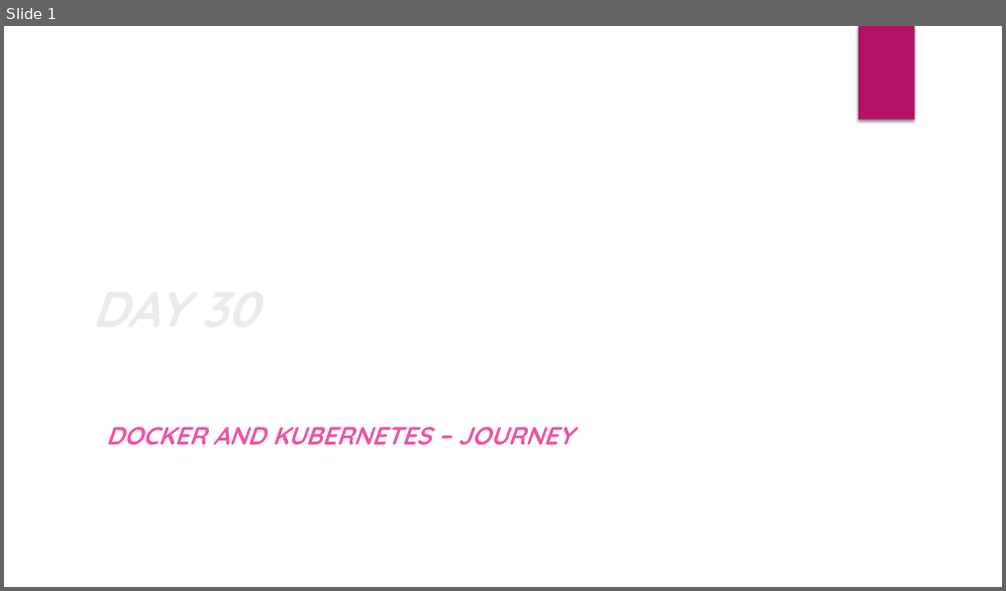
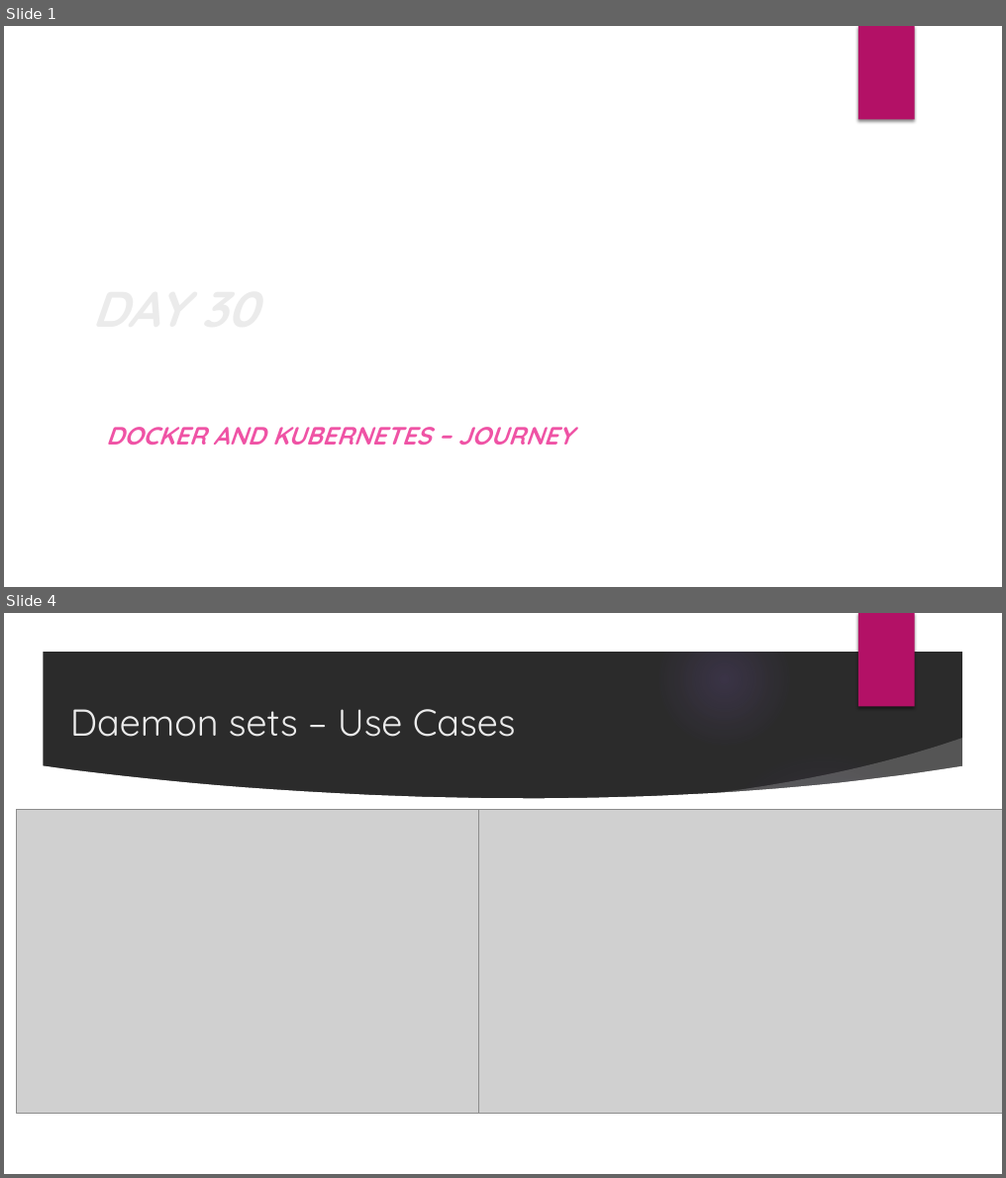
Before and after one commit to deepkumartraining/docker-k8s-April23, a slide deck: Day30/DockerAndKubernetes_Training-Day30.pptx. Shown one above the other, each under a label of ours: slide 1 before the commit, slides 1 and 4 after it; the slides between them are not shown. The pictures are 1006x591 and 1006x1178 pixels, drawn with LibreOffice and Linux fonts; fonts in the diff are those of the drawing; grey boxes stand for pictures; background and template pictures are left out; a plain dark background stands for a picture behind light text. Boxes give left, top, right and bottom in pixels: in the first picture for what was removed or moved away, otherwise in the second. Text is boxed around its words. In the diff, an @@ line names an element or a change of style, - is before the commit and + after.

Commit message:
daemonset details updated

```diff
--- a/Day30/DockerAndKubernetes_Training-Day30.pptx
+++ b/Day30/DockerAndKubernetes_Training-Day30.pptx
@@ slide 4 added at (4, 613, 1002, 1174), background picture (left out); not listed: 1 template element that a slide beside it also shows @@
@@ group added at (4, 613, 1002, 1174): 5 ellipses, 3 freeform shapes @@
@@ title added at (70, 709, 516, 737), 36 pt, text #EBEBEB @@
+Daemon sets – Use Cases
@@ picture added at (17, 810, 478, 1114) @@
@@ picture added at (478, 810, 1002, 1114) @@
```
Also in this commit, not shown: 1 slide changed, 1 other slide added, 3 other files.
